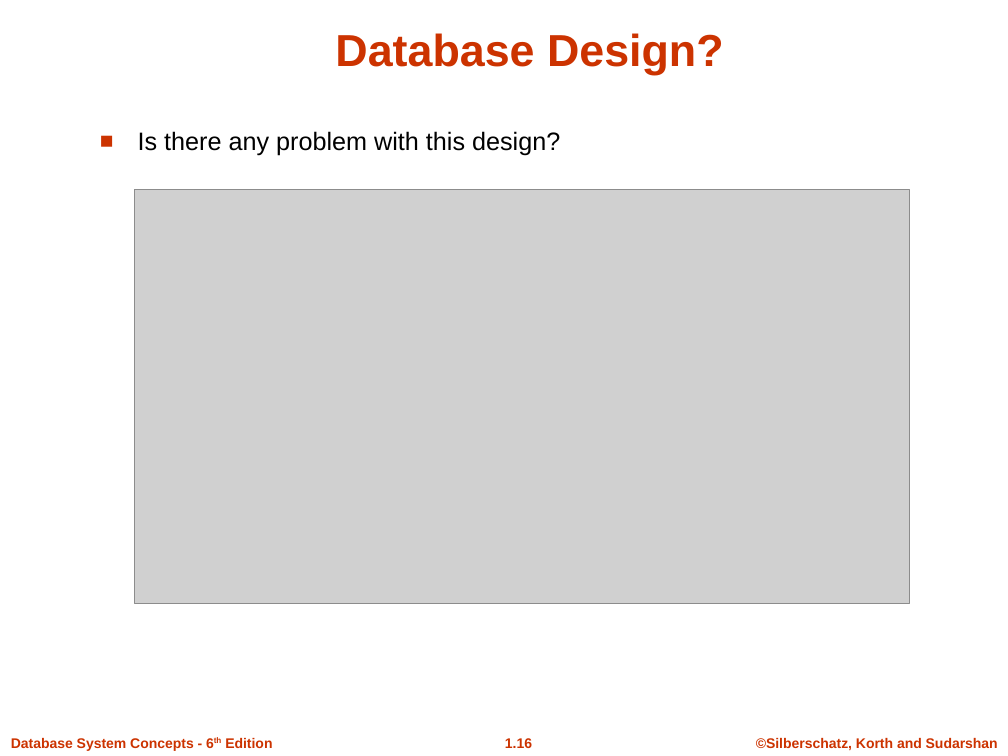
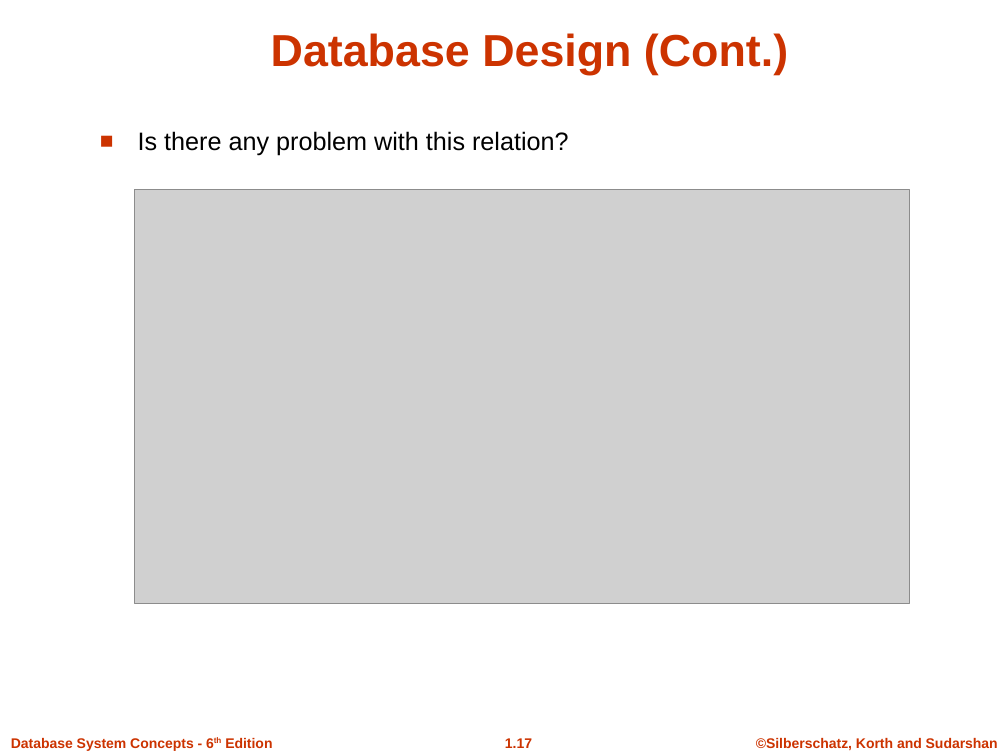
Before and after one commit to Sumonta056/SUST-Autorickshaw-Management-System, a slide deck: slide 17 of Theory/Learning Theory Of Databases/Slides/ch1.ppt (slide 16 before the commit). Drawn at 1008x756 pixels with LibreOffice and Linux fonts; fonts in the diff are those of the drawing; grey boxes stand for pictures; background and template pictures are left out. Boxes give left, top, right and bottom in pixels: in the first picture for what was removed or moved away, otherwise in the second. Text is boxed around its words. In the diff, an @@ line names an element or a change of style, - is before the commit and + after.

```diff
--- a/Theory/Learning Theory Of Databases/Slides/ch1.ppt
+++ b/Theory/Learning Theory Of Databases/Slides/ch1.ppt
@@ title at (x1=271, y1=33, x2=788, y2=75): text changed @@
-Database Design?
+Database Design (Cont.)
@@ text at (x1=138, y1=131, x2=569, y2=156): text changed @@
-■ Is there any problem with this design?
+■ Is there any problem with this relation?
@@ page number at (x1=505, y1=738, x2=532, y2=748): text changed @@
-1.16
+1.17
```
Also in this commit, not shown: 17 other slides changed, 4 slides added, 5 slides removed, 11 other files.
